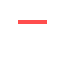
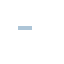
Revision of a layered 64×64 image; what changed, layer by layer:
painted on "Layer 2" over 18, 20, 47, 30
